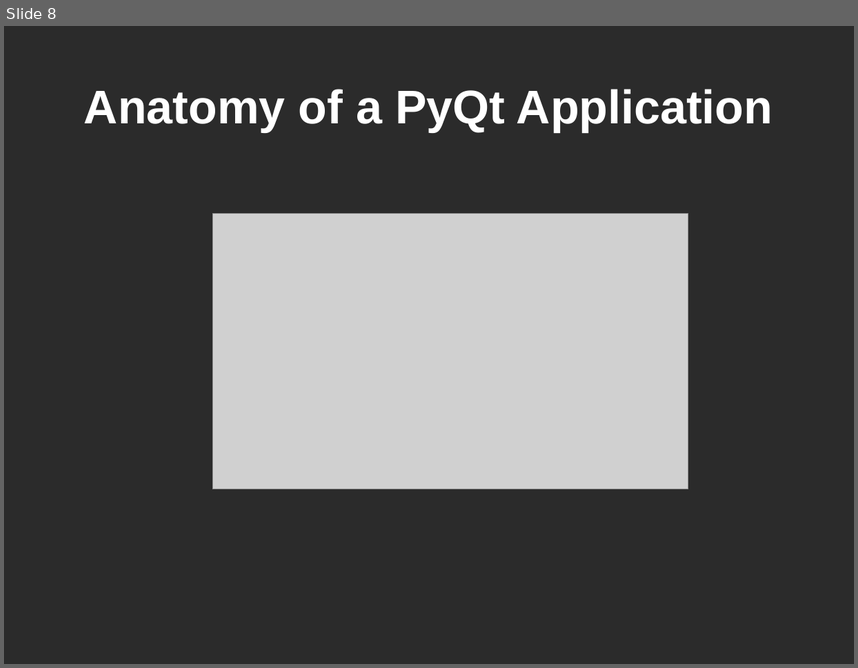
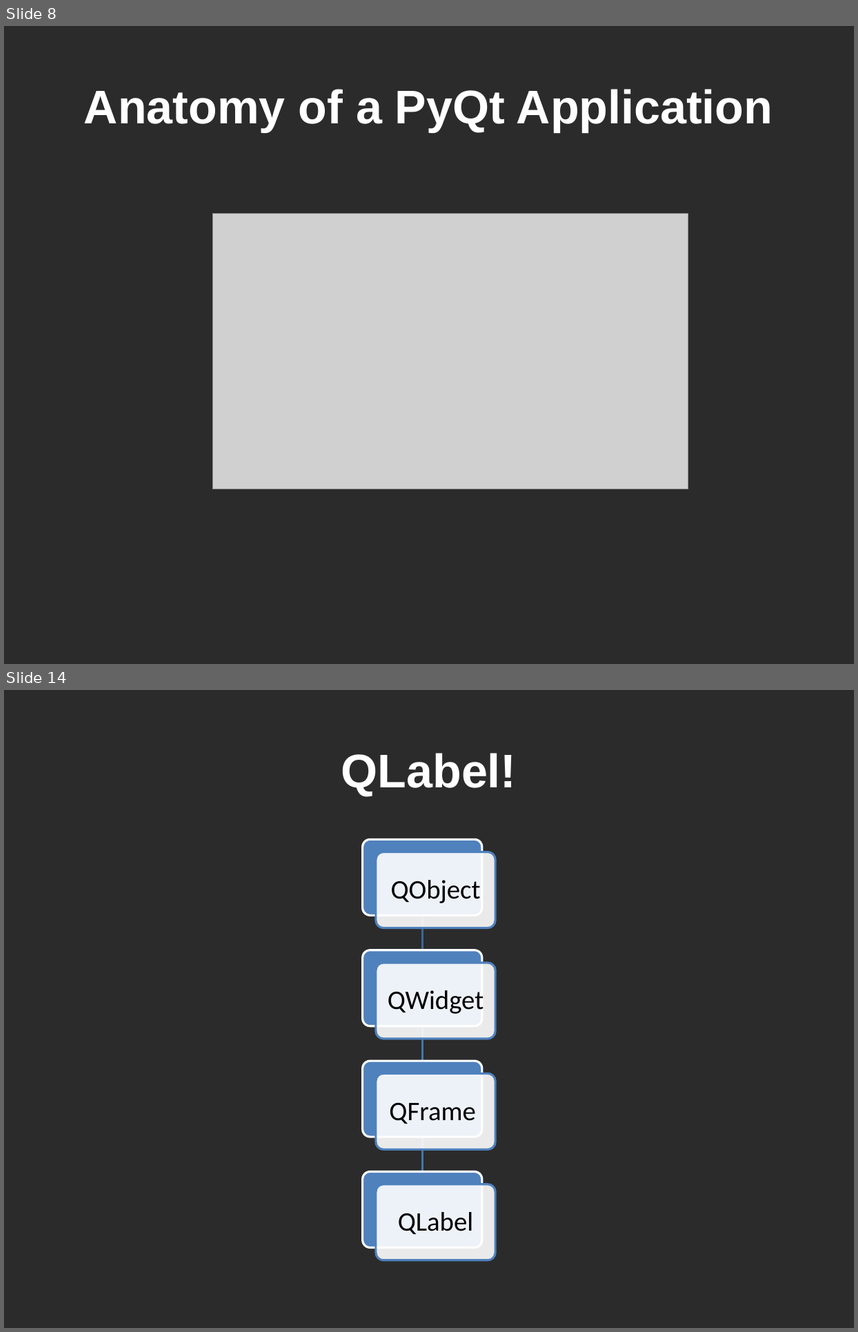
Before and after one commit to spmadden/sse-talks, a slide deck: PyQt/PyQt.odp. Shown one above the other, each under a label of ours: slide 8 before the commit, slides 8 and 14 after it; the slides between them are not shown. The pictures are 858x668 and 858x1332 pixels, drawn with LibreOffice and Linux fonts; fonts in the diff are those of the drawing; grey boxes stand for pictures; background and template pictures are left out; a plain dark background stands for a picture behind light text. Boxes give left, top, right and bottom in pixels: in the first picture for what was removed or moved away, otherwise in the second. Text is boxed around its words. In the diff, an @@ line names an element or a change of style, - is before the commit and + after.

```diff
--- a/PyQt/PyQt.odp
+++ b/PyQt/PyQt.odp
@@ slide 14 added at (4, 690, 854, 1328), background picture (left out) @@
@@ title added at (341, 753, 517, 796), 44 pt, text #FFFFFF, bold @@
+QLabel!
@@ group added at (363, 840, 495, 1259): 11 freeform shapes @@
+QObject
+QWidget
+QFrame
+QLabel
```
Also in this commit, not shown: 1 slide changed, 8 other slides added, 2 slides removed, 5 other files.
